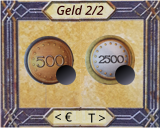
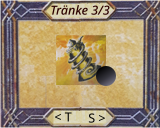
Revision of a layered w=160, h=128 image; what changed, layer by layer:
added layer "1_Value" above "2_Values" over [96, 66, 135, 121]
hid "2_Values" over [56, 65, 135, 123]
added layer "Potions_3" above "Potions_2_Text" over [56, 35, 120, 86]
hid "Coin_Big" over [24, 5, 135, 86]
